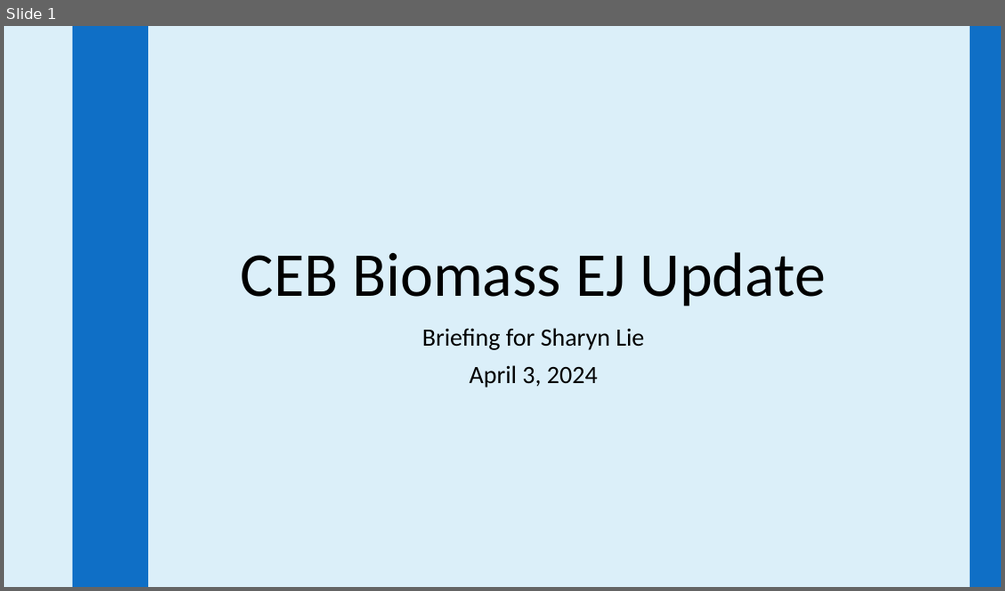
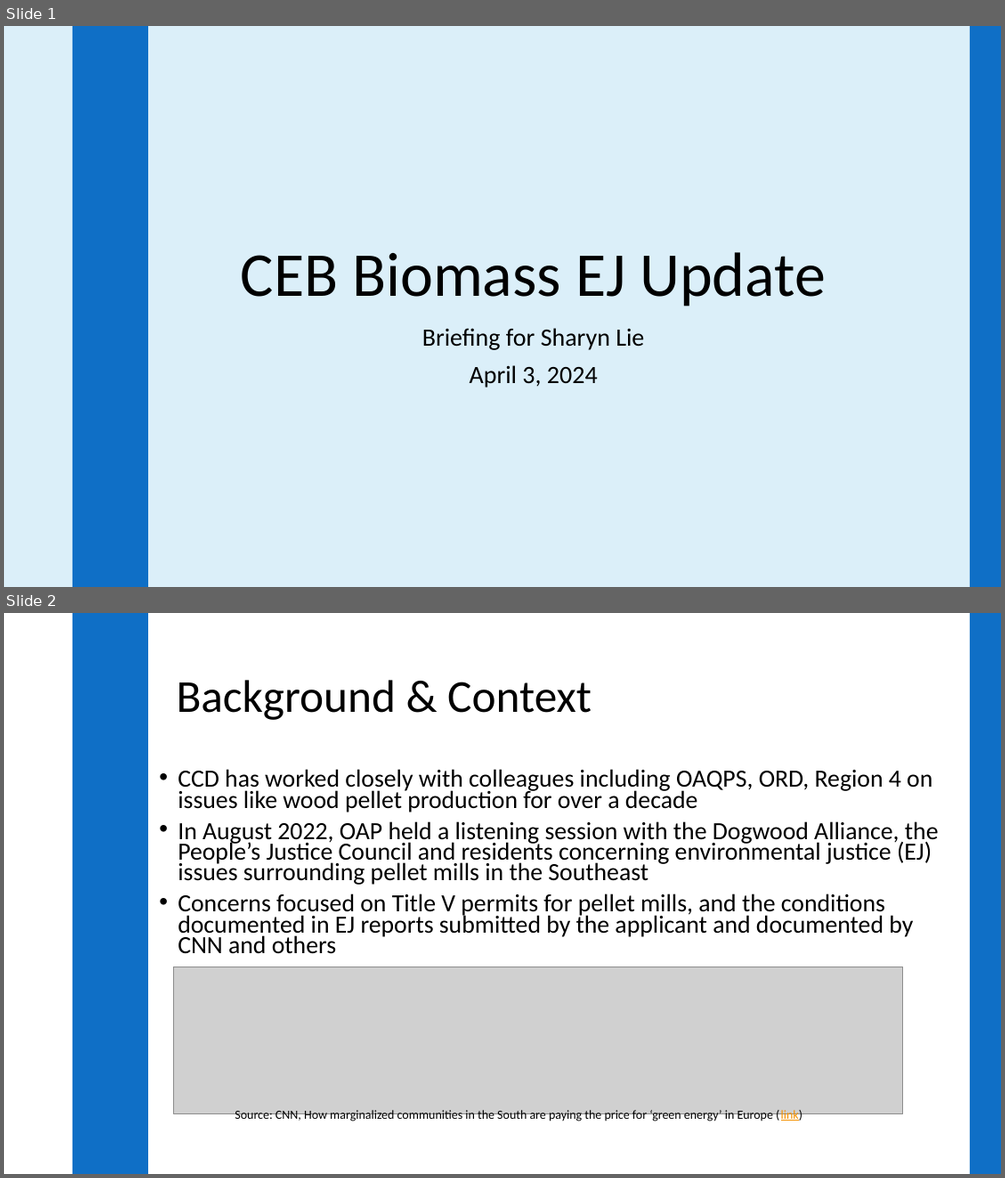
Before and after one commit to jaredcreason/Biomass, a slide deck: presentations/biomass_ej_briefing.pptx. Shown one above the other, each under a label of ours: slide 1 before the commit, slides 1 and 2 after it. The pictures are 1005x591 and 1005x1178 pixels, drawn with LibreOffice and Linux fonts; fonts in the diff are those of the drawing; grey boxes stand for pictures; background and template pictures are left out. Boxes give left, top, right and bottom in pixels: in the first picture for what was removed or moved away, otherwise in the second. Text is boxed around its words. In the diff, an @@ line names an element or a change of style, - is before the commit and + after.

```diff
--- a/presentations/biomass_ej_briefing.pptx
+++ b/presentations/biomass_ej_briefing.pptx
@@ slide 2 added at (x1=4, y1=613, x2=1001, y2=1174), background #FFFFFF; not listed: 2 template elements that a slide beside it also shows @@
@@ title added at (x1=177, y1=680, x2=591, y2=720), 44 pt, text #000000 @@
+Background & Context
@@ text added at (x1=178, y1=769, x2=938, y2=954), 23.8 pt, text #000000 @@
+• CCD has worked closely with colleagues including OAQPS, ORD, Region 4 on issues like wood pellet production for over a decade
+• In August 2022, OAP held a listening session with the Dogwood Alliance, the People’s Justice Council and residents concerning environmental justice (EJ) issues surrounding pellet mills in the Southeast
+• Concerns focused on Title V permits for pellet mills, and the conditions documented in EJ reports submitted by the applicant and documented by CNN and others
@@ picture added at (x1=174, y1=966, x2=903, y2=1114) @@
@@ text added at (x1=235, y1=1109, x2=802, y2=1122), 12 pt, text #000000 @@
+Source: CNN, How marginalized communities in the South are paying the price for ‘green energy’ in Europe (link)
```
Also in this commit, not shown: 2 slides changed, 3 other slides added, 4 slides removed, 10 other files.
